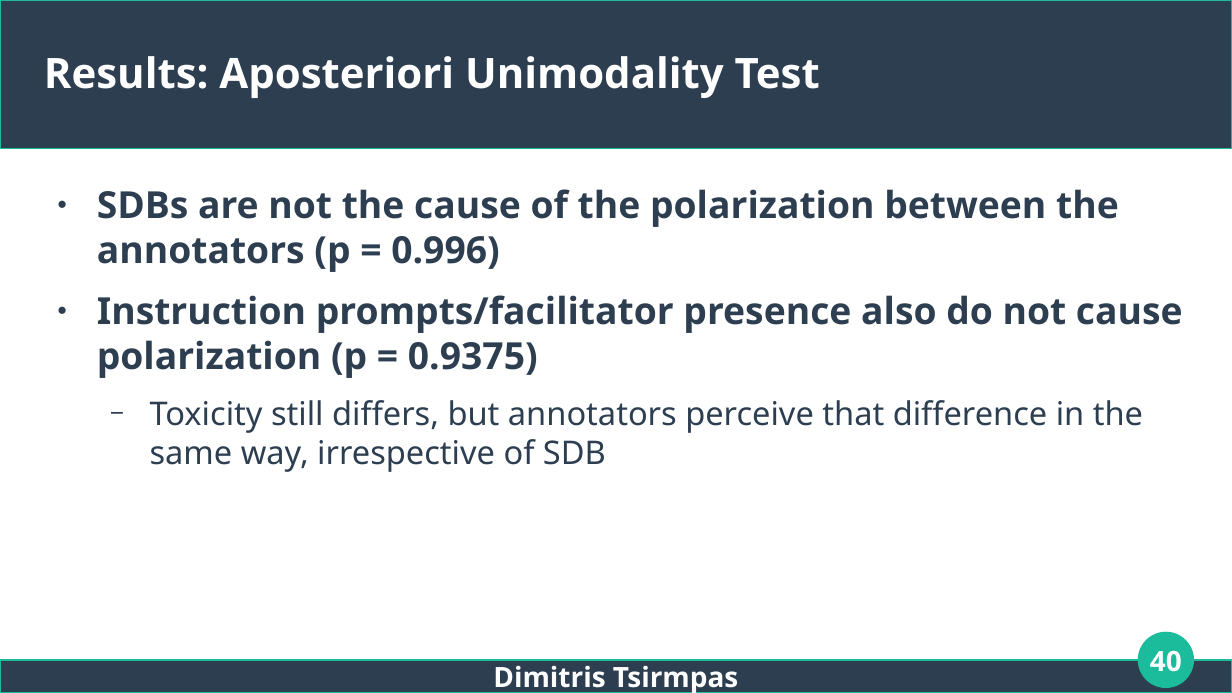
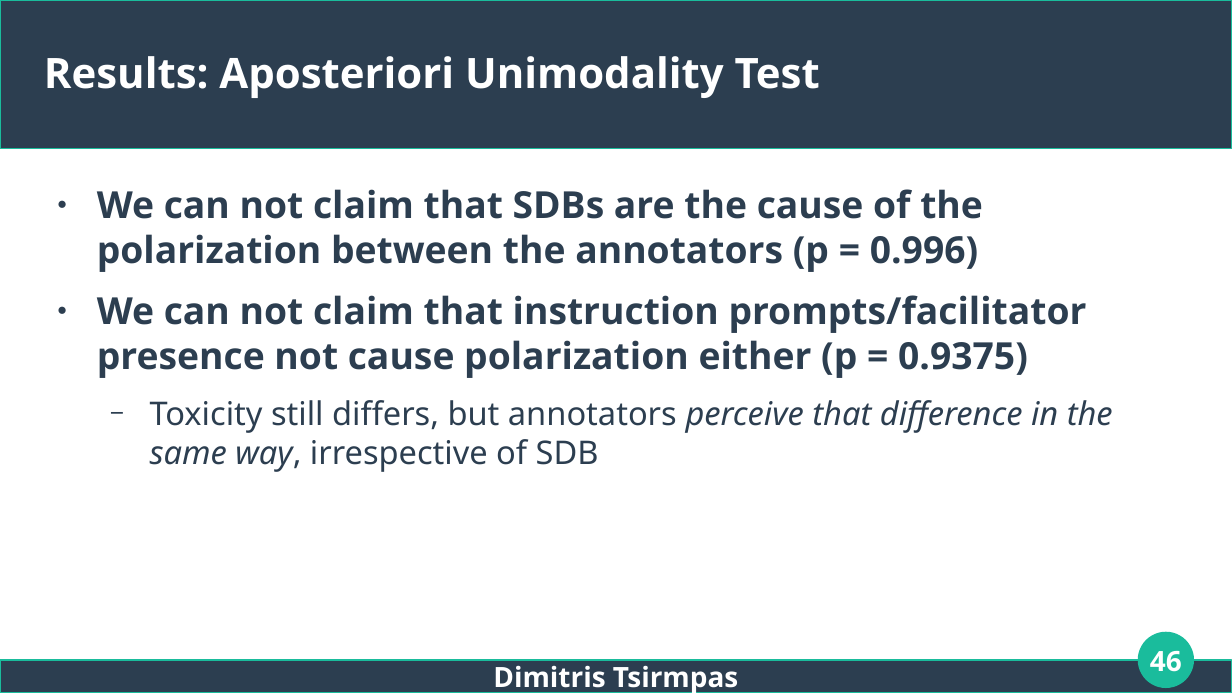
Before and after one commit to dimits-ts/llm_moderation_research, a slide deck: slide 46 of presentations/thesis.odp (slide 40 before the commit). Drawn at 1232x693 pixels with LibreOffice and Linux fonts; fonts in the diff are those of the drawing. Boxes give left, top, right and bottom in pixels: in the first picture for what was removed or moved away, otherwise in the second. Text is boxed around its words. In the diff, an @@ line names an element or a change of style, - is before the commit and + after.

```diff
--- a/presentations/thesis.odp
+++ b/presentations/thesis.odp
@@ text at (x1=97, y1=189, x2=1087, y2=378): text changed @@
-● SDBs are not the cause of the polarization between the annotators (p = 0.996)
-● Instruction prompts/facilitator presence also do not cause polarization (p = 0.9375)
+● We can not claim that SDBs are the cause of the polarization between the annotators (p = 0.996)
+● We can not claim that instruction prompts/facilitator presence not cause polarization either (p = 0.9375)
@@ text at (x1=150, y1=400, x2=1113, y2=472): italic on in "perceive that difference in the same way," @@
@@ page number at (x1=1150, y1=651, x2=1182, y2=672): text changed @@
-40
+46
```
Also in this commit, not shown: 11 other slides changed, 7 slides added.
